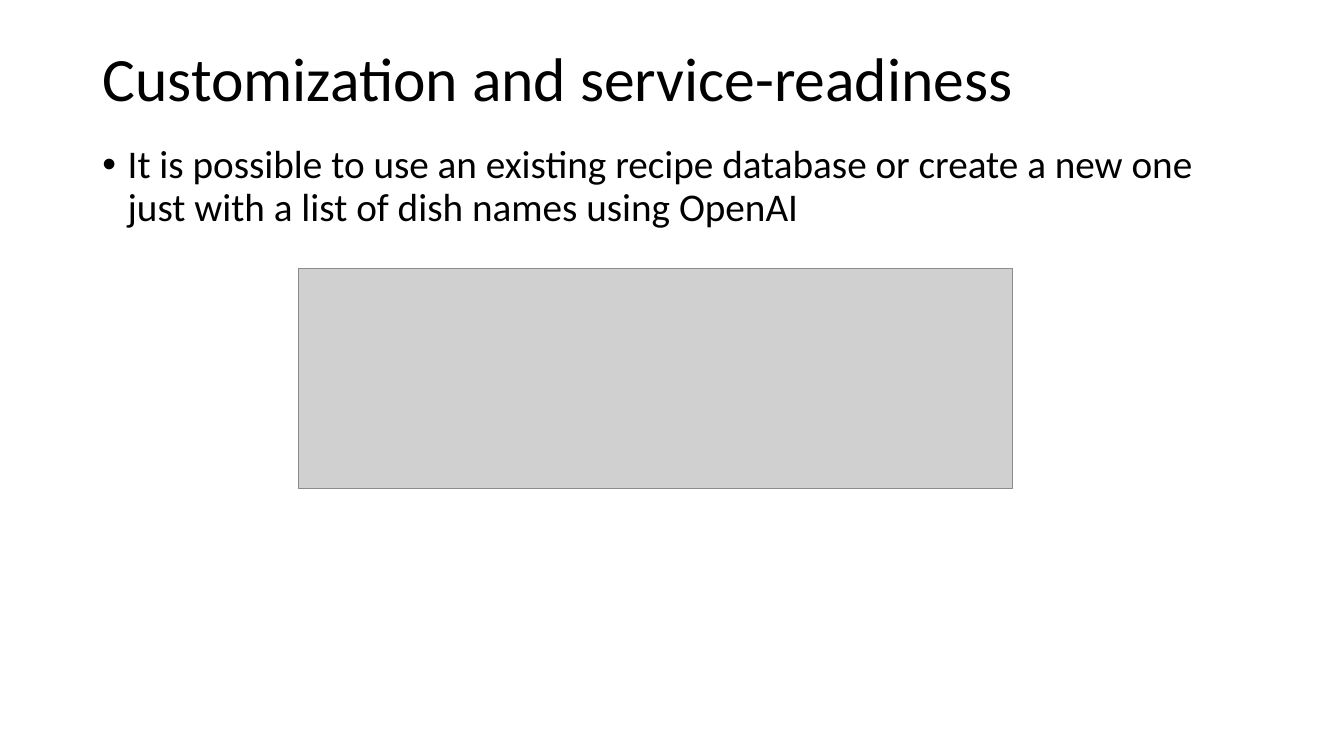
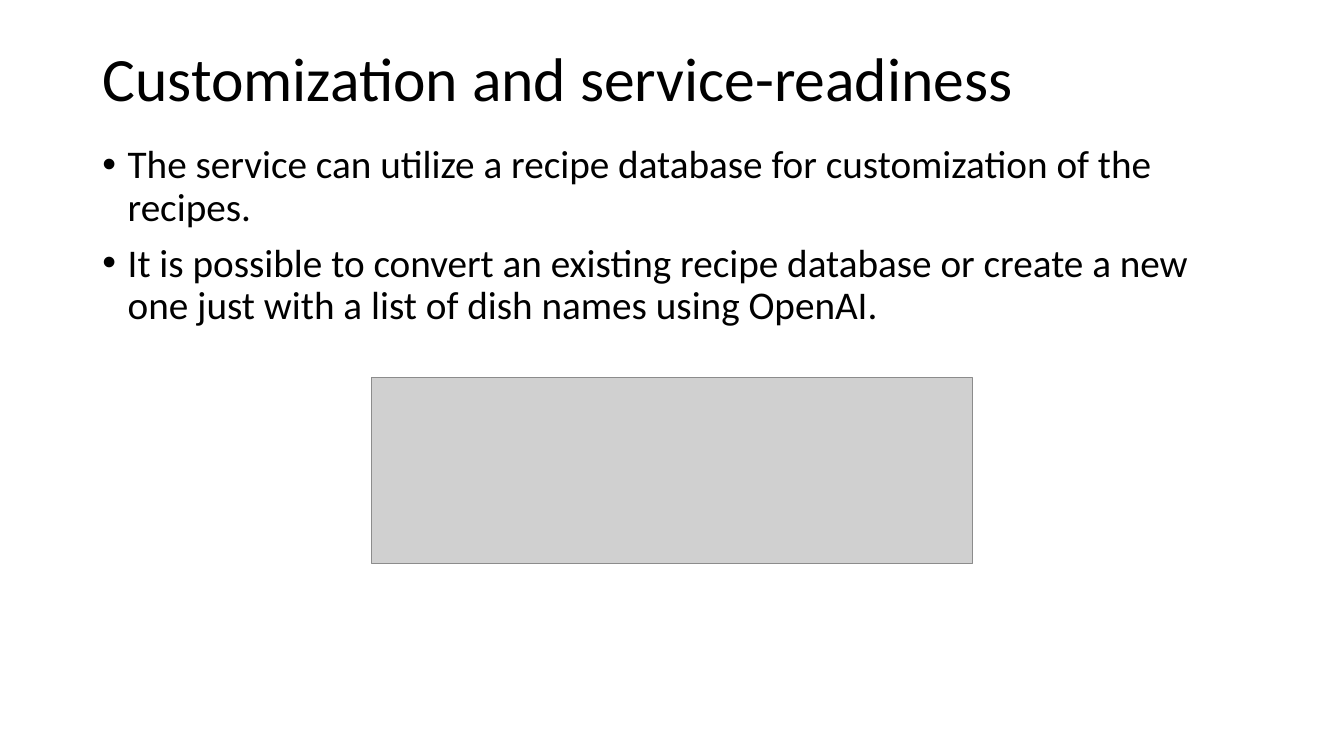
Before and after one commit to deepnetworkgmbh/generative-ai, a slide deck: slide 8 of recipe_generation/Presentation.pptx. Drawn at 1344x756 pixels with LibreOffice and Linux fonts; fonts in the diff are those of the drawing; grey boxes stand for pictures. Boxes give left, top, right and bottom in pixels: in the first picture for what was removed or moved away, otherwise in the second. Text is boxed around its words. In the diff, an @@ line names an element or a change of style, - is before the commit and + after.

```diff
--- a/recipe_generation/Presentation.pptx
+++ b/recipe_generation/Presentation.pptx
@@ text at (128,150,1188,326): text changed @@
-• It is possible to use an existing recipe database or create a new one just with a list of dish names using OpenAI
+• The service can utilize a recipe database for customization of the recipes.
+• It is possible to convert an existing recipe database or create a new one just with a list of dish names using OpenAI.
@@ picture: place and size @@
-picture at (298,268,1013,489)
+picture at (372,378,973,564)
```
Also in this commit, not shown: 13 other slides changed, 4 slides added, 1 slide removed.
